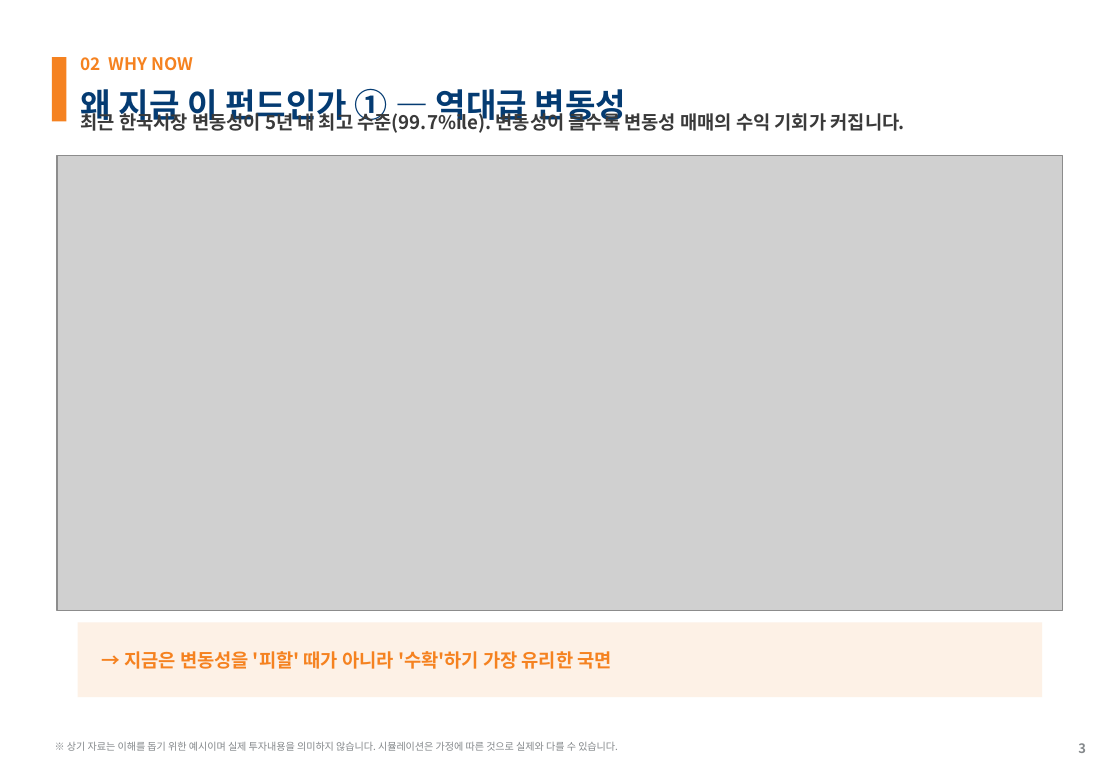
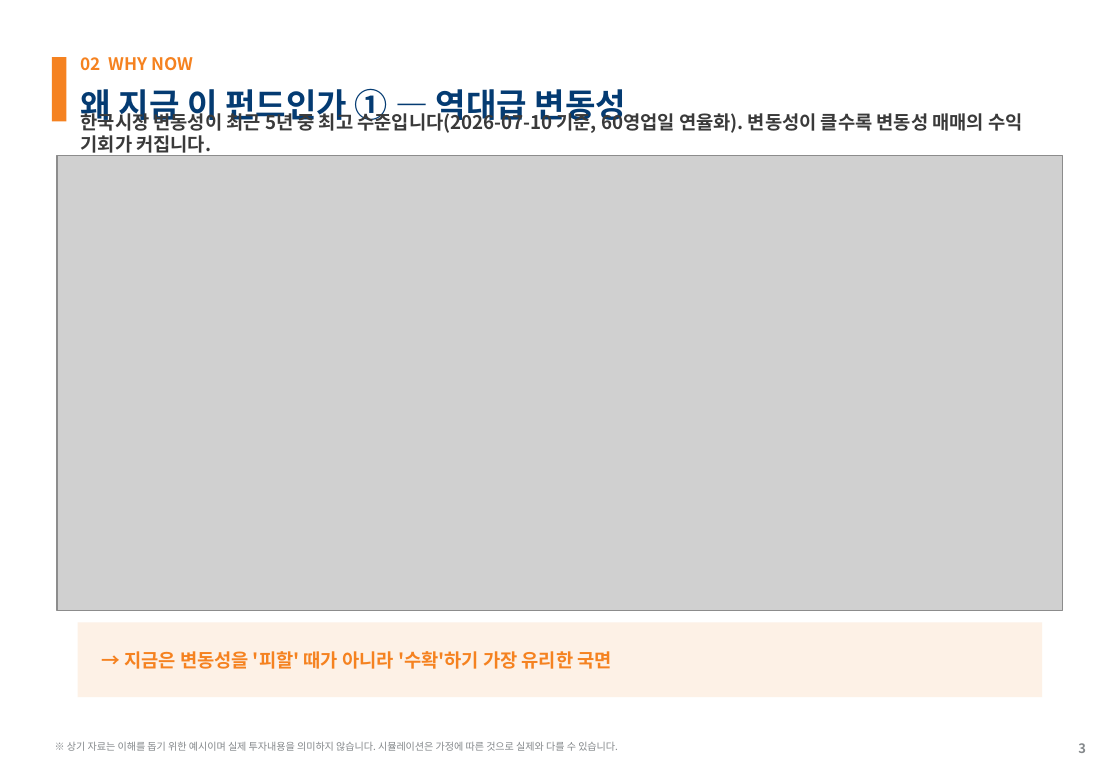
Before and after one commit to gamer383-bit/Volatility-Fund, a slide deck: slide 3 of 제안서/변동성하베스트펀드_AITop2_초안.pptx. Drawn at 1120x778 pixels with LibreOffice and Linux fonts; fonts in the diff are those of the drawing; grey boxes stand for pictures. Boxes give left, top, right and bottom in pixels: in the first picture for what was removed or moved away, otherwise in the second. Text is boxed around its words. In the diff, an @@ line names an element or a change of style, - is before the commit and + after.

```diff
--- a/제안서/변동성하베스트펀드_AITop2_초안.pptx
+++ b/제안서/변동성하베스트펀드_AITop2_초안.pptx
@@ text at [81,109,1022,157]: text changed @@
-최근 한국시장 변동성이 5년 내 최고 수준(99.7%ile). 변동성이 클수록 변동성 매매의 수익 기회가 커집니다.
+한국시장 변동성이 최근 5년 중 최고 수준입니다(2026-07-10 기준, 60영업일 연율화). 변동성이 클수록 변동성 매매의 수익 기회가 커집니다.
```
Also in this commit, not shown: 4 other files.
